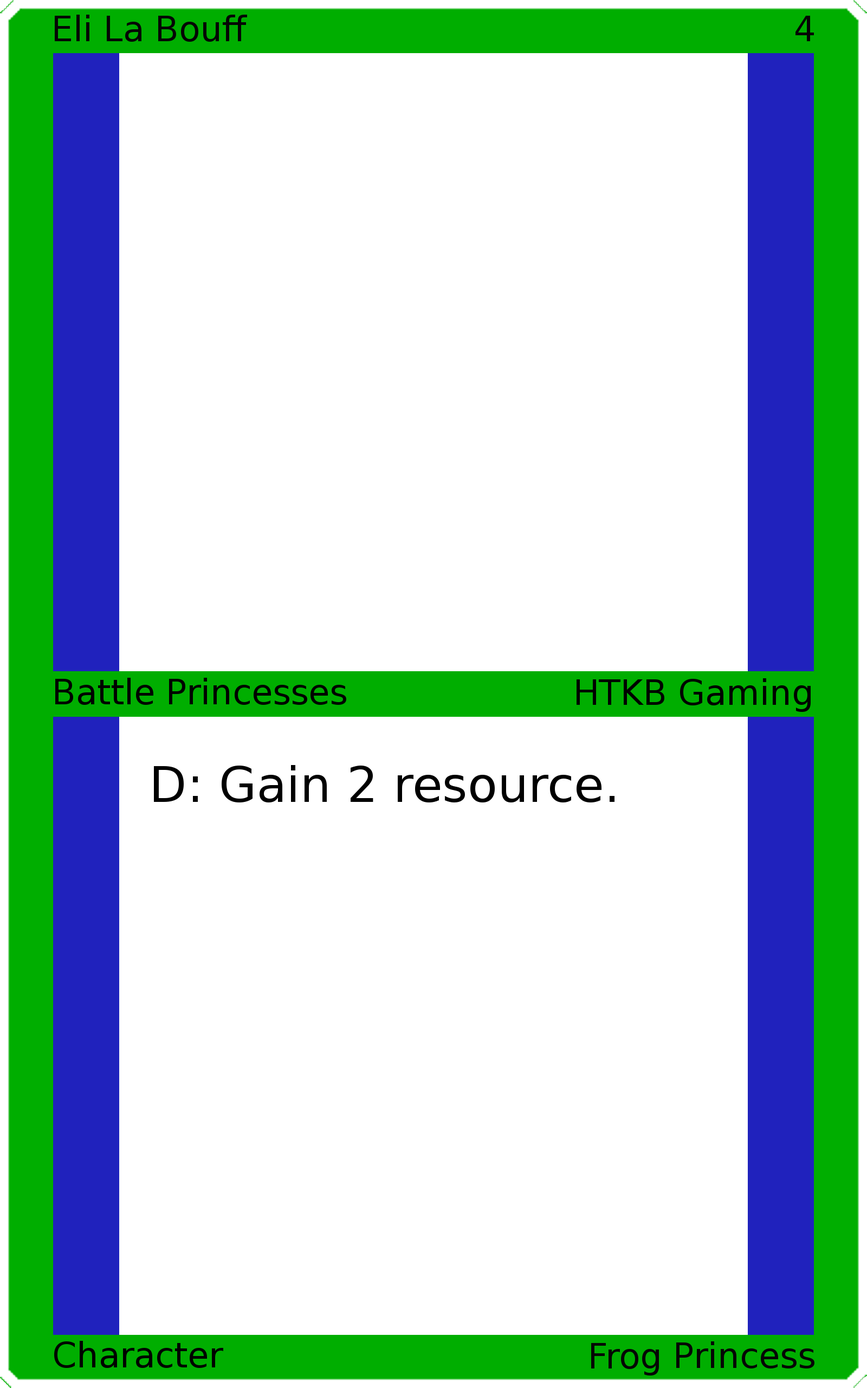
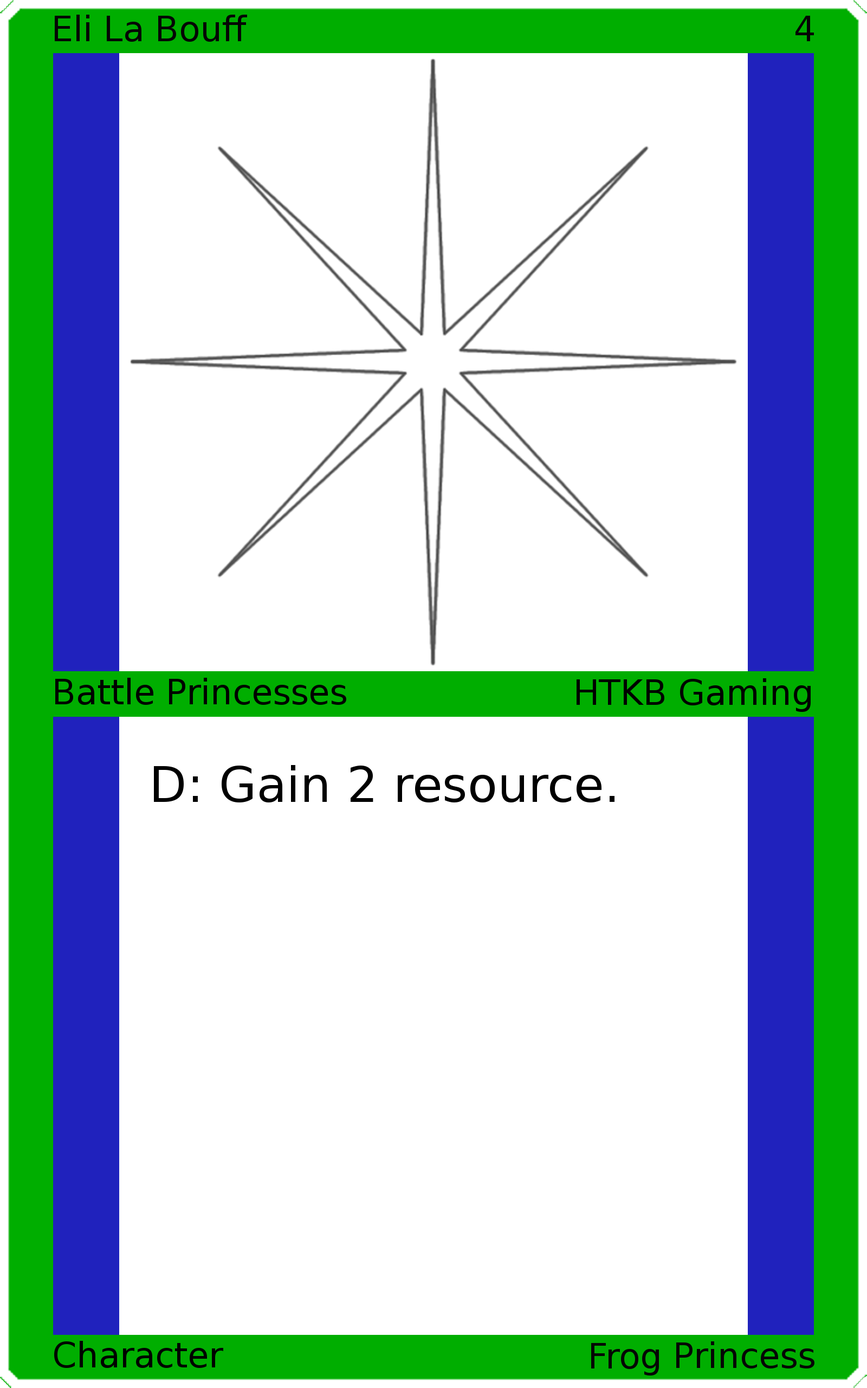
Comparing the layer stacks of the two 867px x 1388px images. Changes:
added layer "Art" above "Top Background" over [129, 57, 738, 666]
